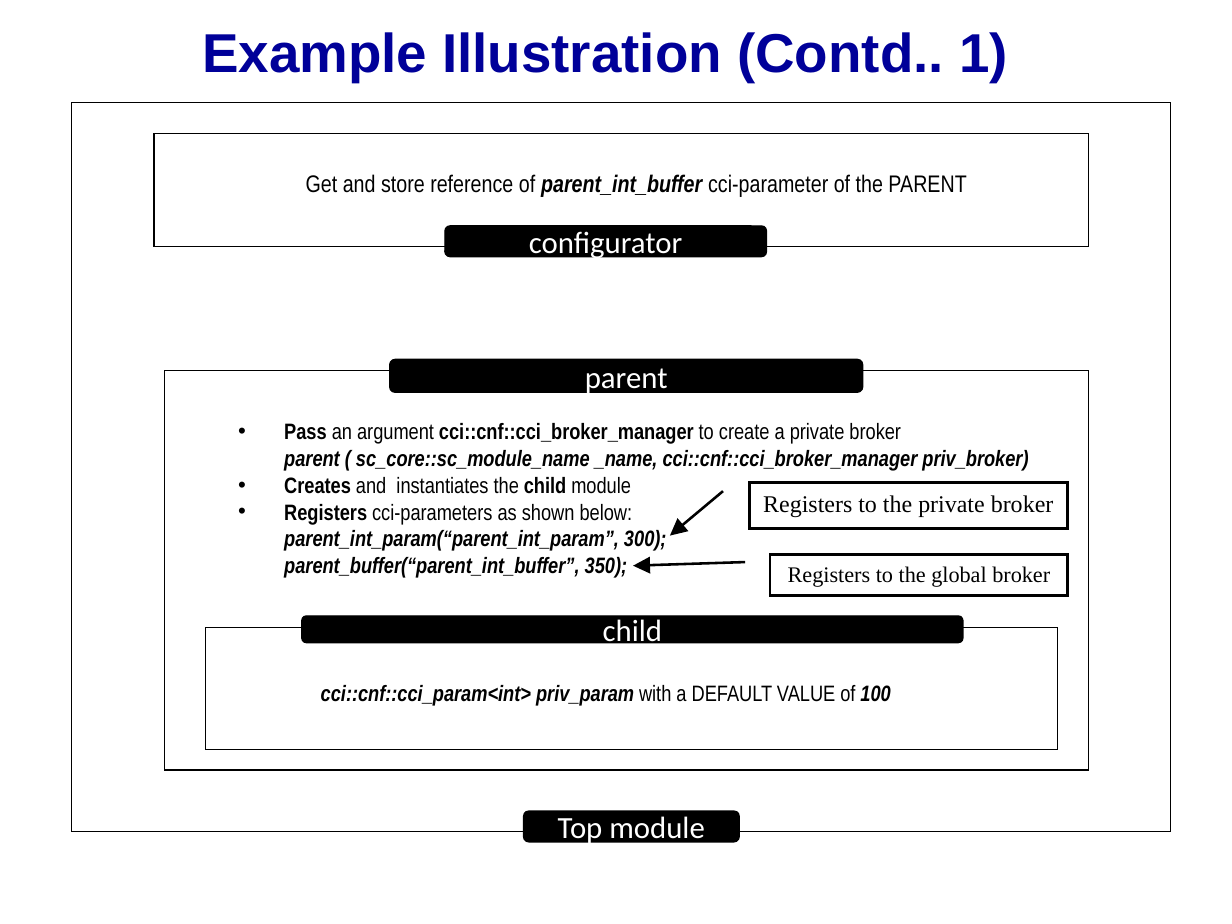
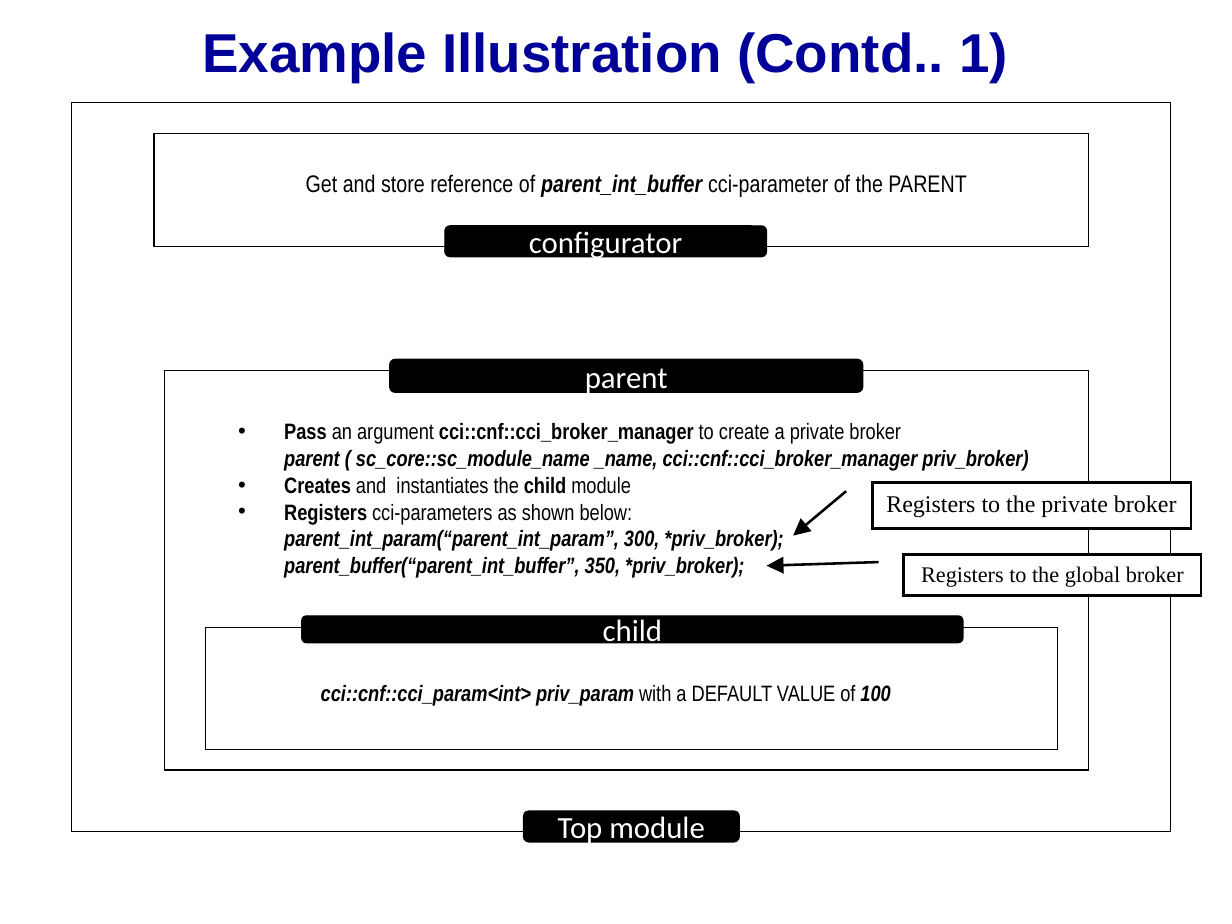
Before and after one commit to accellera-official/cci, a slide deck: slide 4 of examples/ex14_Hiding_Parameters/docs/ex14_Hiding_Parameters.ppt. Drawn at 1232x924 pixels with LibreOffice and Linux fonts; fonts in the diff are those of the drawing; background and template pictures are left out. Boxes give left, top, right and bottom in pixels: in the first picture for what was removed or moved away, otherwise in the second. Text is boxed around its words. In the diff, an @@ line names an element or a change of style, - is before the commit and + after.

Commit message:
Minor updates to ex#14 (with presentation) & ex#16 (without ppt)

```diff
--- a/examples/ex14_Hiding_Parameters/docs/ex14_Hiding_Parameters.ppt
+++ b/examples/ex14_Hiding_Parameters/docs/ex14_Hiding_Parameters.ppt
@@ text in rectangle at (284,504,783,578): text changed @@
-• Registers cci-parameters as shown below:
-  parent_int_param(“parent_int_param”, 300);
-parent_buffer(“parent_int_buffer”, 350);
+• Registers cci-parameters as shown below:
+  parent_int_param(“parent_int_param”, 300, *priv_broker);
+parent_buffer(“parent_int_buffer”, 350, *priv_broker);
@@ border callout "Registers to the private broker": place and size @@
-border callout "Registers to the private broker" at (749,483,1067,530)
+border callout "Registers to the private broker" at (872,483,1190,530)
@@ border callout "Registers to the global broker": place and size @@
-border callout "Registers to the global broker" at (770,554,1068,595)
+border callout "Registers to the global broker" at (903,554,1201,595)
```
Also in this commit, not shown: 4 other files.
